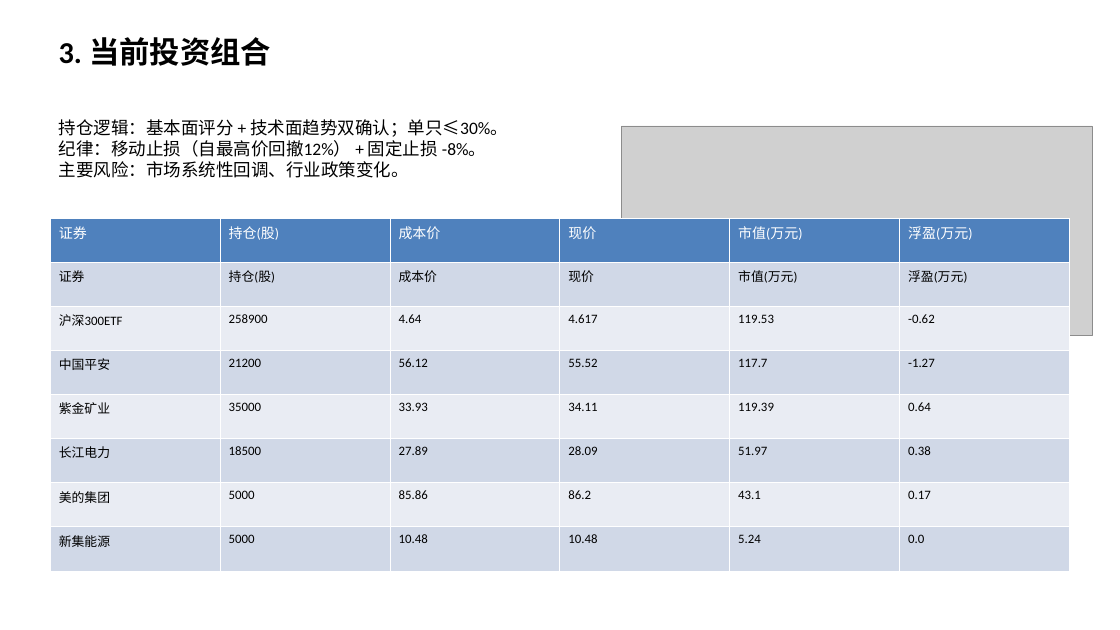
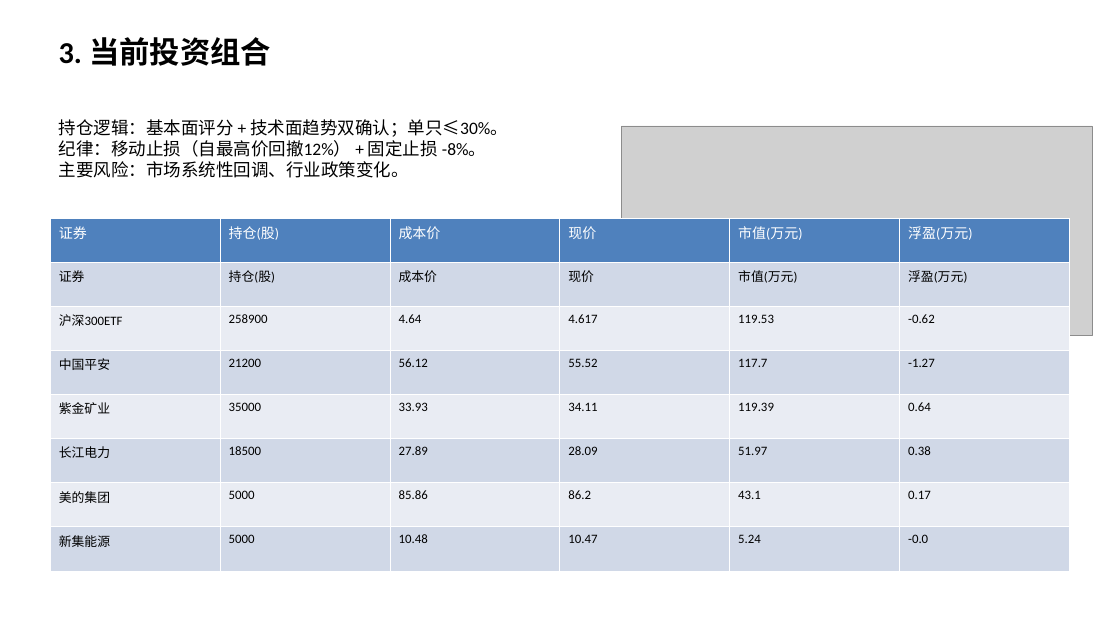
Before and after one commit to Albertdev12/pbl-workflow, a slide deck: slide 4 of outputs/12_中期路演.pptx. Drawn at 1120x630 pixels with LibreOffice and Linux fonts; fonts in the diff are those of the drawing; grey boxes stand for pictures. Boxes give left, top, right and bottom in pixels: in the first picture for what was removed or moved away, otherwise in the second. Text is boxed around its words. In the diff, an @@ line names an element or a change of style, - is before the commit and + after.

```diff
--- a/outputs/12_中期路演.pptx
+++ b/outputs/12_中期路演.pptx
@@ table at box(50, 218, 1069, 571) @@
-row 8, column 4: 10.48
+row 8, column 4: 10.47
-row 8, column 6: 0.0
+row 8, column 6: -0.0
```
Also in this commit, not shown: 1 other slide changed, 24 other files.
